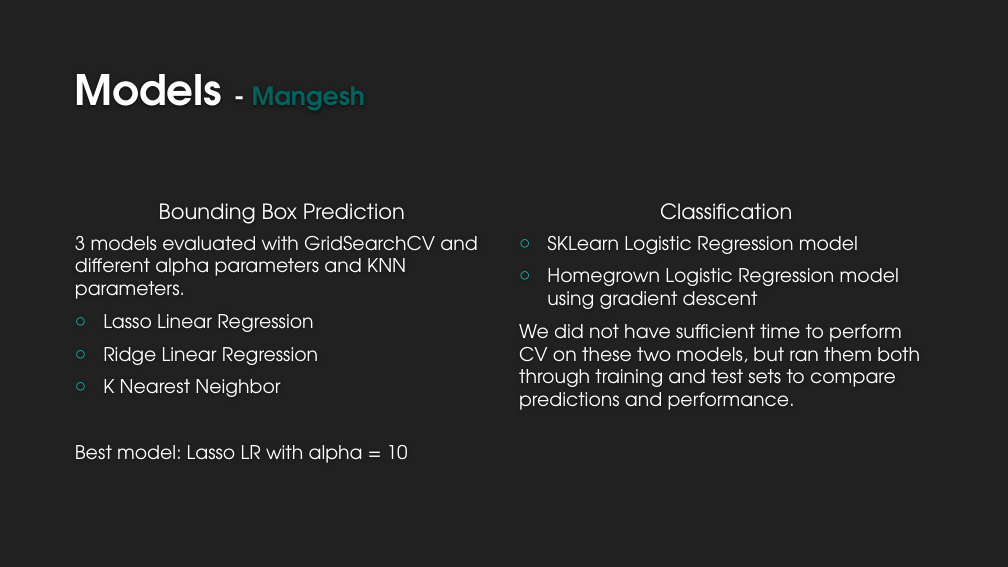
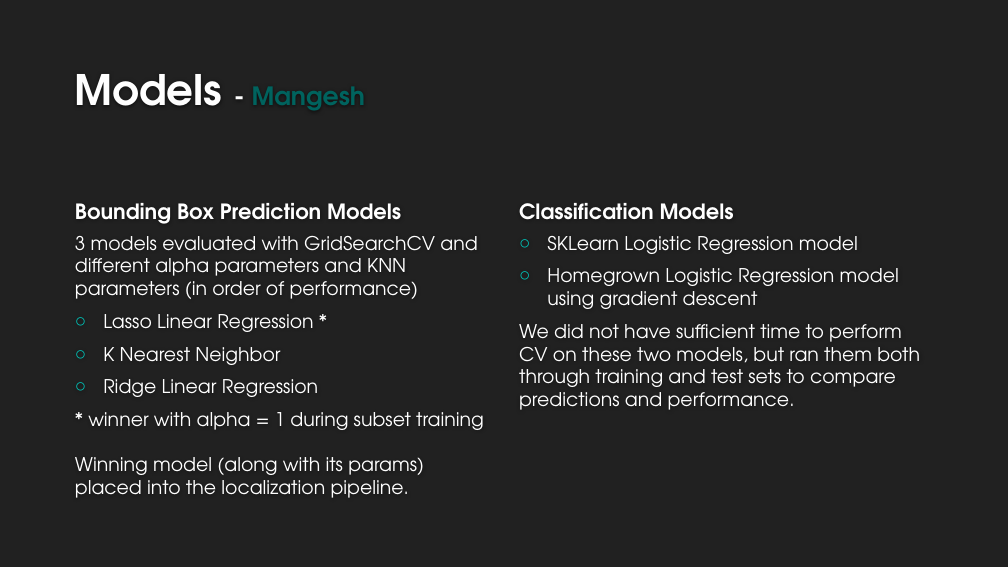
Before and after one commit to LaurenMadar/AML-finalgroup2, a slide deck: slide 10 of other/Group2_Phase1.pptx (slide 8 before the commit). Drawn at 1008x567 pixels with LibreOffice and Linux fonts; fonts in the diff are those of the drawing; background and template pictures are left out. Boxes give left, top, right and bottom in pixels: in the first picture for what was removed or moved away, otherwise in the second. Text is boxed around its words. In the diff, an @@ line names an element or a change of style, - is before the commit and + after.

```diff
--- a/other/Group2_Phase1.pptx
+++ b/other/Group2_Phase1.pptx
@@ text at <box>75,203,401,224</box>: text changed; bold on @@
-Bounding Box Prediction
+Bounding Box Prediction Models
@@ text at <box>519,203,734,220</box>: text changed; bold on @@
-Classification
+Classification Models
@@ text at <box>75,236,477,365</box>: text changed @@
-3 models evaluated with GridSearchCV and different alpha parameters and KNN parameters.
-○ Lasso Linear Regression
+3 models evaluated with GridSearchCV and different alpha parameters and KNN parameters (in order of performance)
+○ Lasso Linear Regression *
+○ K Nearest Neighbor
@@ text at <box>75,412,484,498</box>: text changed @@
-○ K Nearest Neighbor
-Best model: Lasso LR with alpha = 10
+* winner with alpha = 1 during subset training
+Winning model (along with its params) placed into the localization pipeline.
```
Also in this commit, not shown: 2 other slides changed, 2 slides added.
